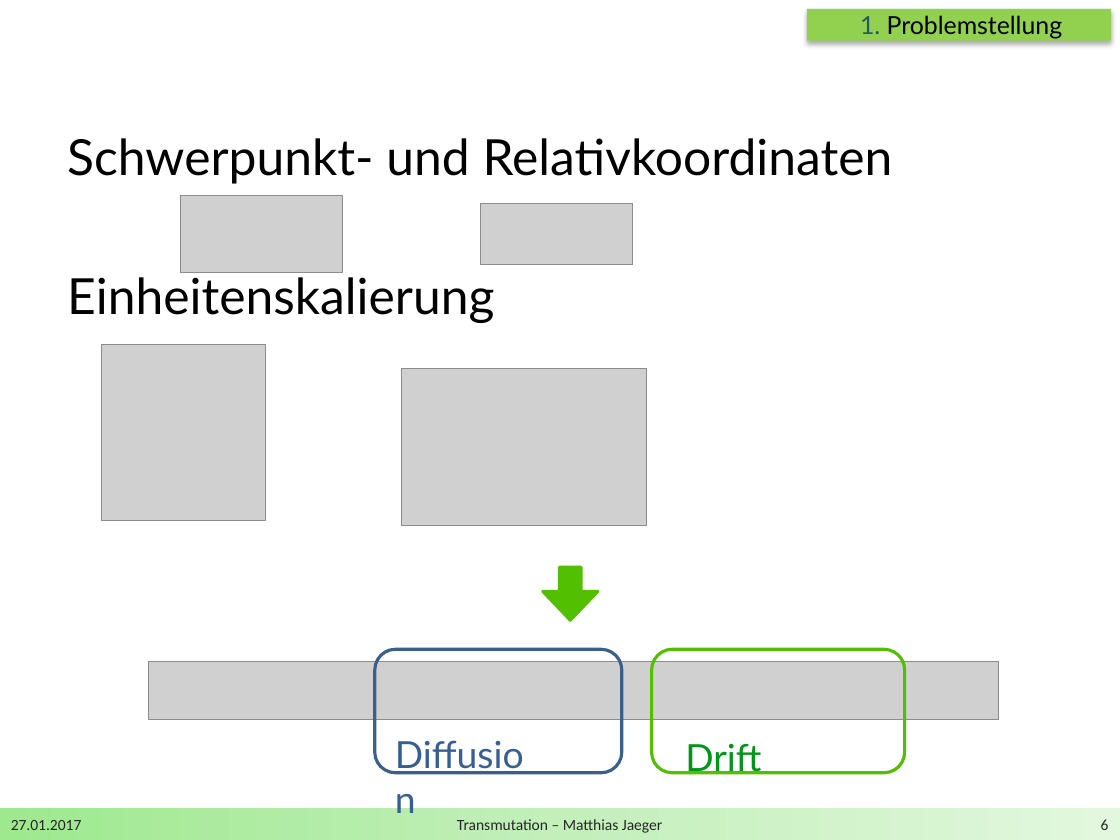
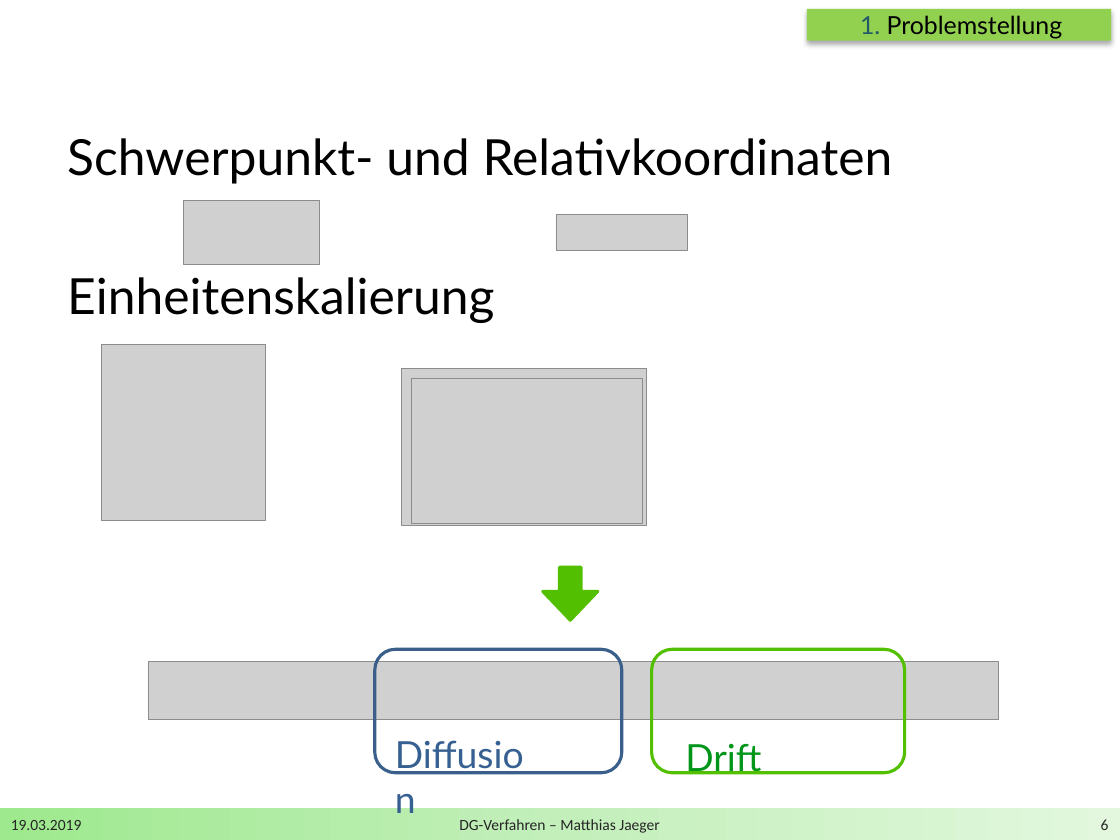
Before and after one commit to DerKleineGauss/Masterarbeit, a slide deck: slide 6 of Zwischenvortrag/Präsentation.pptx. Drawn at 1120x840 pixels with LibreOffice and Linux fonts; fonts in the diff are those of the drawing; grey boxes stand for pictures; background and template pictures are left out. Boxes give left, top, right and bottom in pixels: in the first picture for what was removed or moved away, otherwise in the second. Text is boxed around its words. In the diff, an @@ line names an element or a change of style, - is before the commit and + after.

```diff
--- a/Zwischenvortrag/Präsentation.pptx
+++ b/Zwischenvortrag/Präsentation.pptx
@@ picture: place and size @@
-picture at (180,195,343,272)
+picture at (184,200,320,264)
@@ picture removed at (480,204,633,265) @@
@@ picture added at (557,214,688,250) @@
@@ picture added at (411,379,643,524) @@
@@ text at (11,820,82,830): text changed @@
-27.01.2017
+19.03.2019
@@ text at (459,819,659,833): text changed @@
-Transmutation – Matthias Jaeger
+DG-Verfahren – Matthias Jaeger
```
Also in this commit, not shown: 34 other slides changed, 1 slide added, 1 slide removed, 15 other files.
